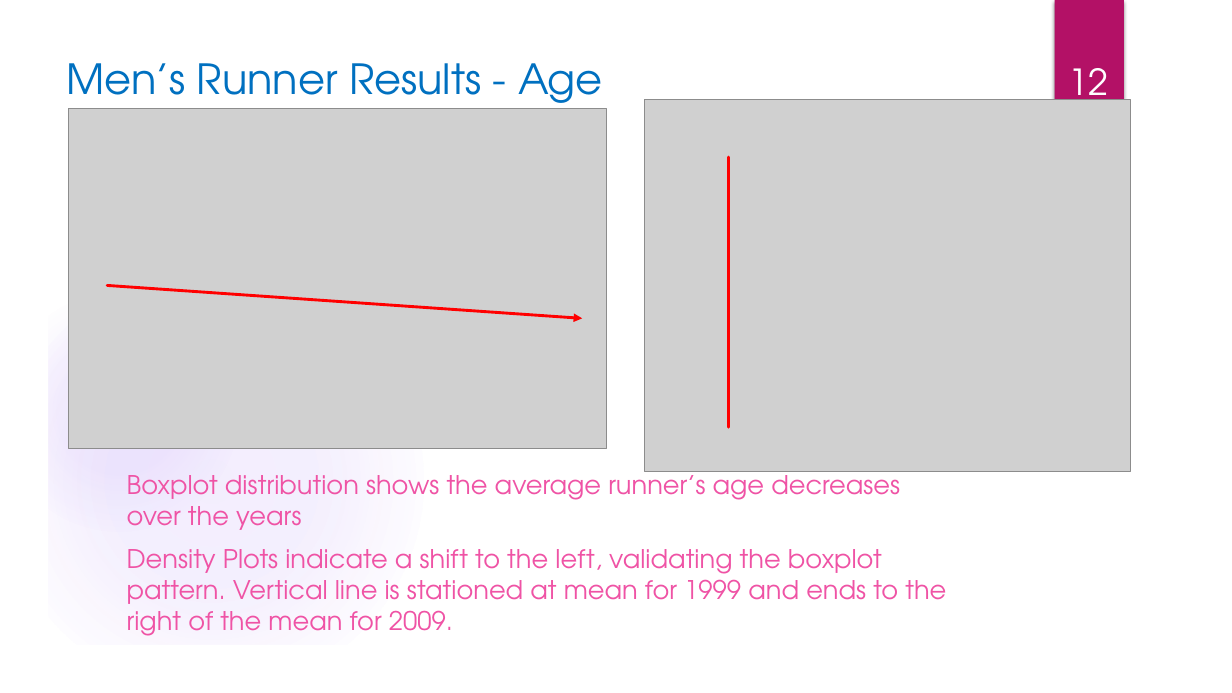
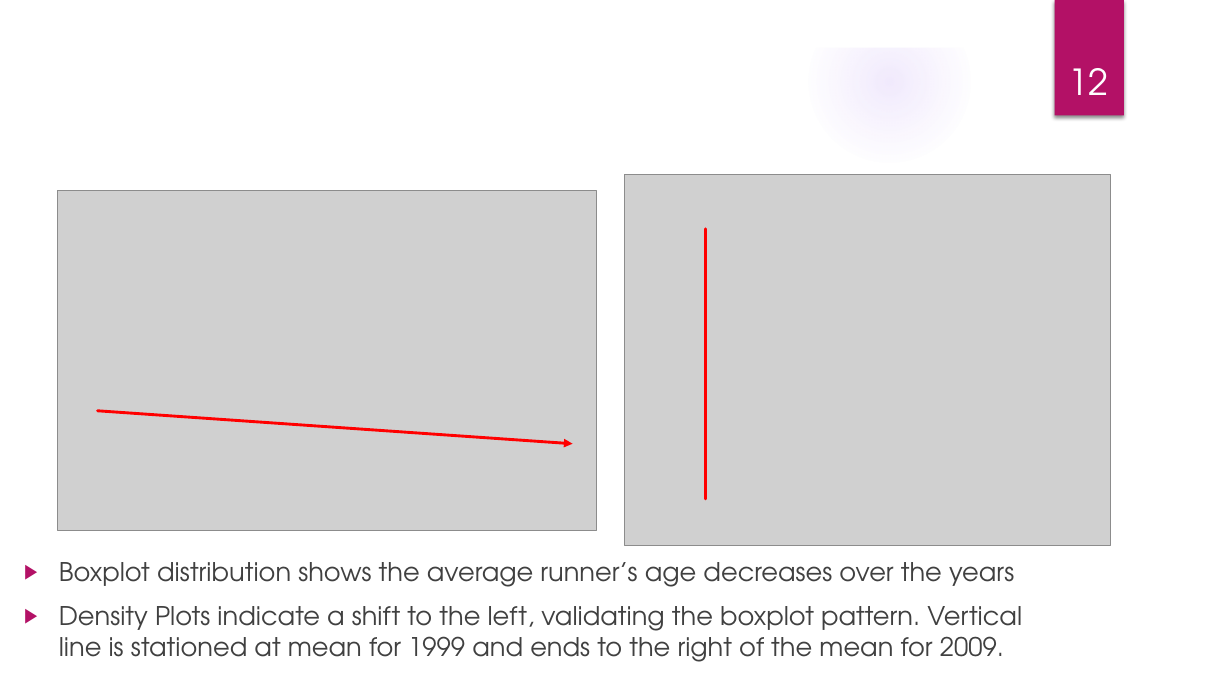
Before and after one commit to elkinst65/QTW_08, a slide deck: slide 12 of infographic.pptx. Drawn at 1232x693 pixels with LibreOffice and Linux fonts; fonts in the diff are those of the drawing; grey boxes stand for pictures; background and template pictures are left out. Boxes give left, top, right and bottom in pixels: in the first picture for what was removed or moved away, otherwise in the second. Text is boxed around its words. In the diff, an @@ line names an element or a change of style, - is before the commit and + after.

```diff
--- a/infographic.pptx
+++ b/infographic.pptx
@@ freeform shape removed at bbox=[556, 39, 627, 375] @@
@@ rectangle removed at bbox=[624, 41, 1189, 653] @@
@@ title "Men’s Runner Results - Age": place and size @@
-title "Men’s Runner Results - Age" at bbox=[66, 63, 603, 113]
+title "Men’s Runner Results - Age" at bbox=[540, 562, 697, 587]
@@ title "Men’s Runner Results - Age" at bbox=[540, 562, 697, 587]: size 32.4 to 36 pt, text colour #0070C0 to #FFFFFF; vertical alignment bottom to middle @@
@@ picture: place and size @@
-picture at bbox=[645, 100, 1131, 471]
+picture at bbox=[625, 174, 1111, 545]
@@ freeform shape added at bbox=[857, 154, 1194, 255], fill #FFFFFF at 20% opacity @@
@@ ellipse added at bbox=[870, 169, 1154, 454], fill gradient #9B6BF2 @@
@@ freeform shape at bbox=[46, 189, 1186, 647]: rotation 270 to 0 degrees; outline redrawn @@
@@ picture: place and size @@
-picture at bbox=[68, 108, 606, 449]
+picture at bbox=[58, 190, 596, 531]
@@ line moved from (728, 427) - (728, 157) to (706, 499) - (706, 229) @@
@@ arrow moved from (107, 286) - (582, 319) to (98, 411) - (573, 444) @@
@@ text "Boxplot distribution shows the average ...": place and size @@
-text "Boxplot distribution shows the average ..." at bbox=[127, 467, 946, 636]
+text "Boxplot distribution shows the average ..." at bbox=[59, 562, 1022, 662]
@@ text "Boxplot distribution shows the average ..." at bbox=[59, 562, 1022, 662]: text colour #EF53A5 to #404040; bullet none to ▶ @@
```
Also in this commit, not shown: 8 other slides changed.
